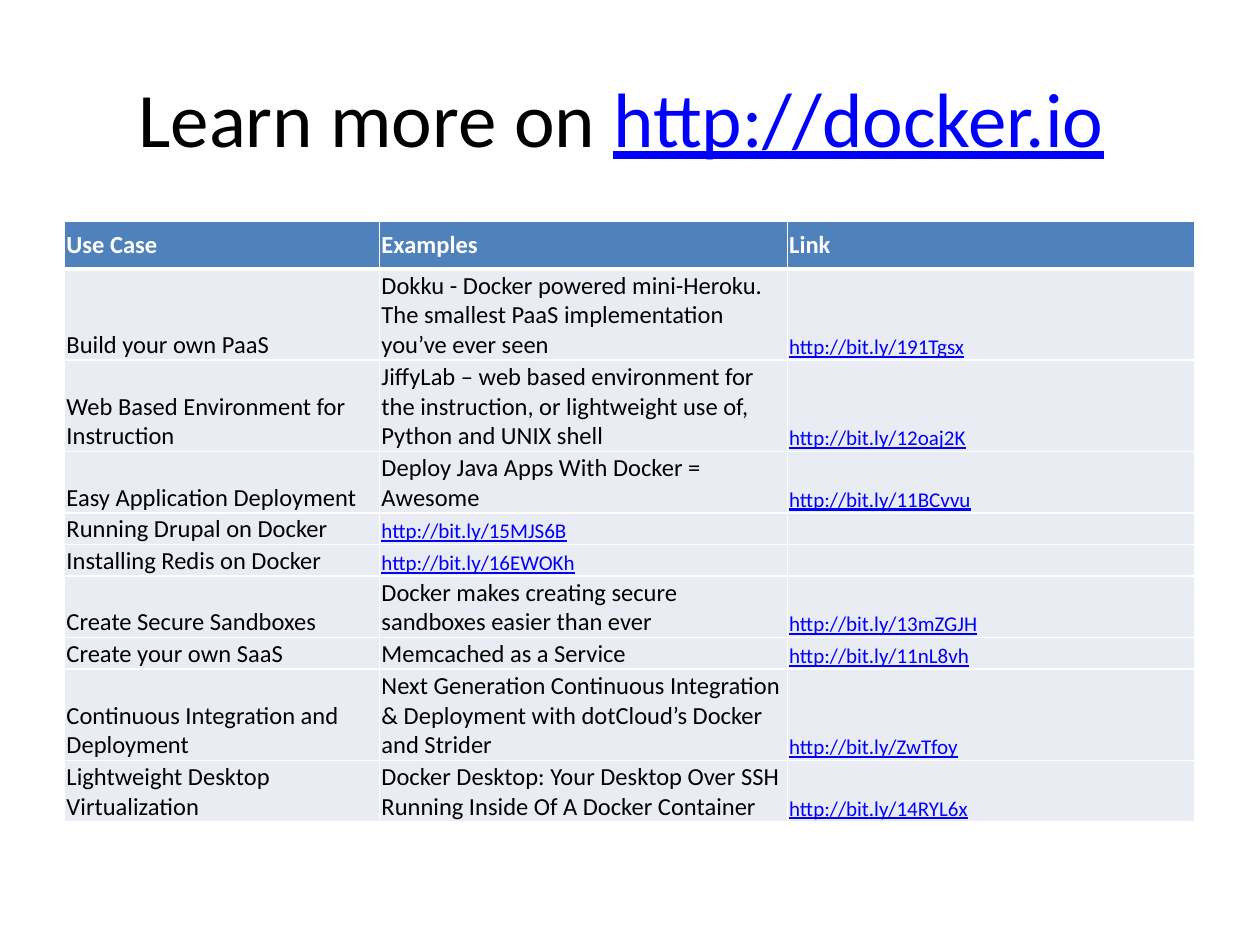
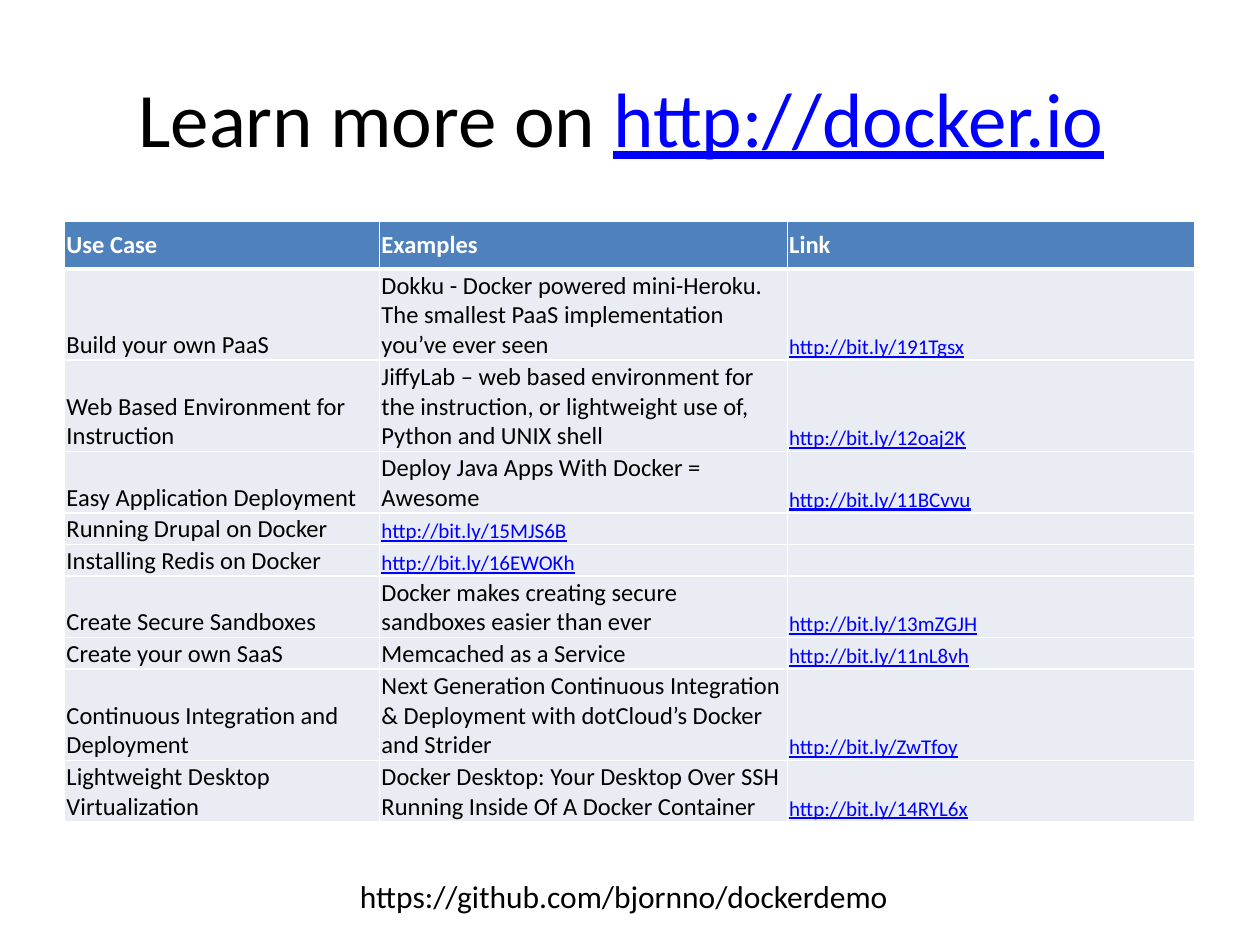
Before and after one commit to bjornno/dockerdemo, a slide deck: slide 14 of docker-techzone.pptx. Drawn at 1260x945 pixels with LibreOffice and Linux fonts; fonts in the diff are those of the drawing. Boxes give left, top, right and bottom in pixels: in the first picture for what was removed or moved away, otherwise in the second. Text is boxed around its words. In the diff, an @@ line names an element or a change of style, - is before the commit and + after.

Commit message:
updated powerpoint

```diff
--- a/docker-techzone.pptx
+++ b/docker-techzone.pptx
@@ text added at [360, 886, 887, 914], 18 pt, text #000000 @@
+https://github.com/bjornno/dockerdemo
```
